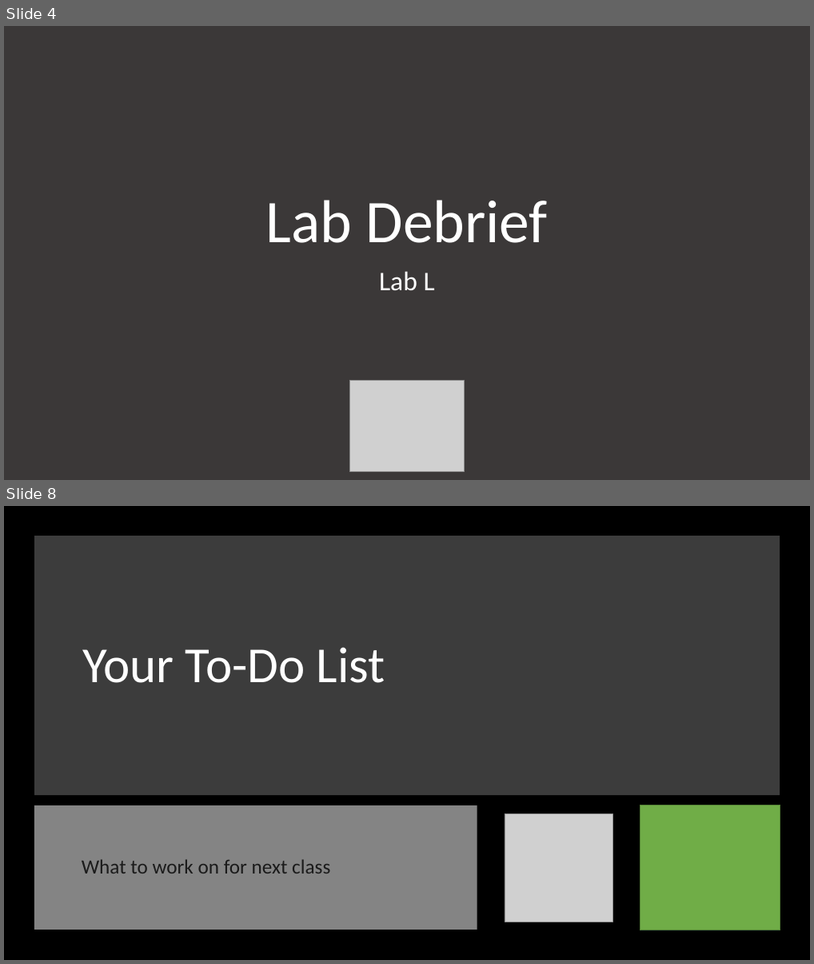
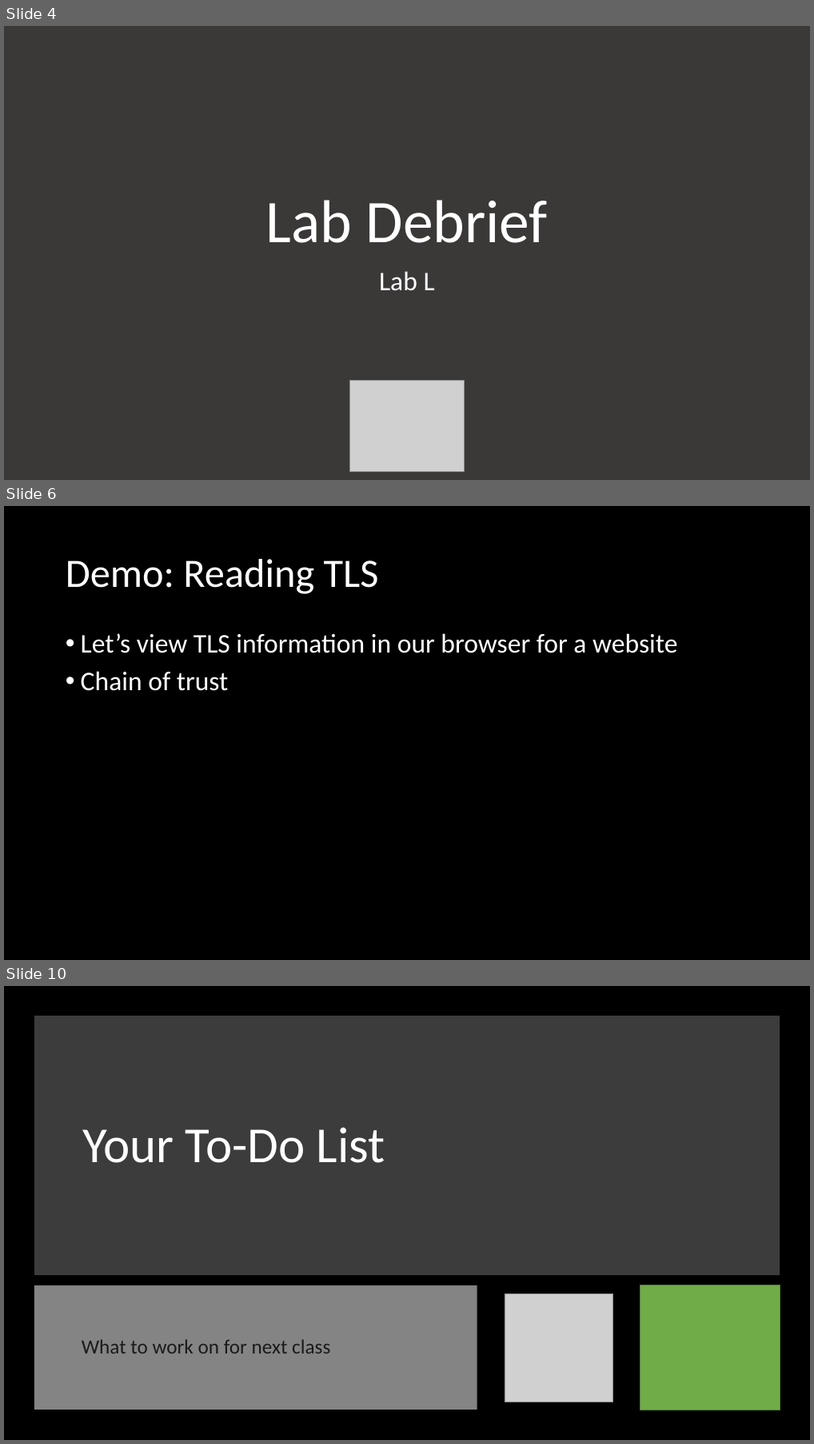
Before and after one commit to orstewar/ist346-content, a slide deck: content/19-web-and-apis.pptx. Shown one above the other, each under a label of ours: slides 4 and 8 before the commit, slides 4, 6 and 10 after it; the slides between them are not shown. The pictures are 814x964 and 814x1444 pixels, drawn with LibreOffice and Linux fonts; fonts in the diff are those of the drawing; grey boxes stand for pictures. Boxes give left, top, right and bottom in pixels: in the first picture for what was removed or moved away, otherwise in the second. Text is boxed around its words. In the diff, an @@ line names an element or a change of style, - is before the commit and + after.

```diff
--- a/content/19-web-and-apis.pptx
+++ b/content/19-web-and-apis.pptx
@@ slide 6 added at (4,506,810,960), background #000000 @@
@@ title added at (66,559,379,594), 48 pt, text #FFFFFF @@
+Demo: Reading TLS
@@ text added at (81,633,678,691), 32 pt, text #FFFFFF @@
+• Let’s view TLS information in our browser for a website
+• Chain of trust
@@ what was slide 8 is now slide 10 @@
```
Also in this commit, not shown: 4 slides changed, 1 other slide added, 5 other files.
